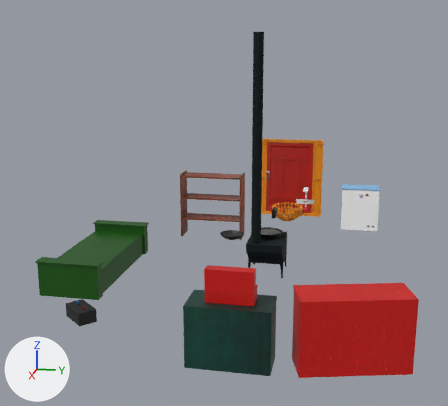
An edit to the Blender file Assets/3 Models/ger.blend, drawn before and after from the same camera.
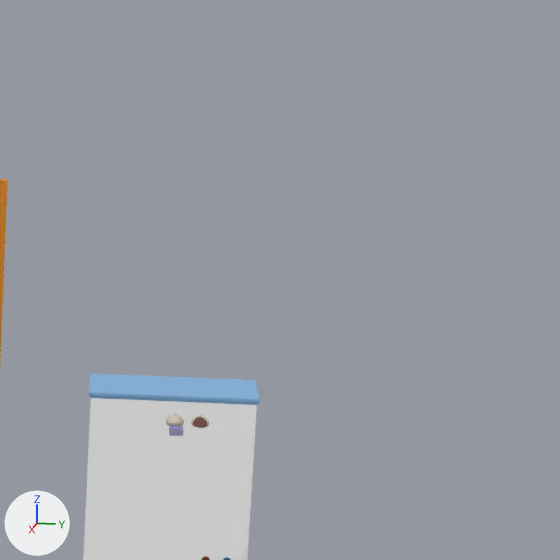
There are two pictures of each version: one whole from a camera (50 mm lens) standing at (11.85, 1.47, 3.37) and looking at (0.21, -0.86, 0.46), one close up on the part from 72% to 100% of the width and 25% to 56% of the height. The axes (+X, +Y, +Z) are drawn at lower left. The lights are the same throughout. The older version's two pictures come first.

The scene before the commit, as lines of its bpy script (objects in view):
```python
me_cube_012 = bpy.data.meshes.new('Cube.012')
me_cube_012.from_pydata(...)  # 122 vertices, 101 faces; spans x -1.0..0.45, y -1.0..1.54, z -1.0..1.88
me_cube_012.materials.append(mat_fridge)  # picture img_fridge
me_cube_013 = bpy.data.meshes.new('Cube.013')
me_cube_013.from_pydata(...)  # 12 vertices, 9 faces; spans x -0.02..1.43, y -1.3..1.3, z 0.0..0.09
me_cube_013.materials.append(mat_fridgedoor)  # blue #87bae7
ob_fridge = bpy.data.objects.new('Fridge', me_cube_012)
ob_fridge.location = (-3.297, 1.743, -0.559)
ob_fridge.scale = (0.347, 0.347, 0.347)
ob_fridge_001 = bpy.data.objects.new('Fridge.001', me_cube_013)
ob_fridge_001.location = (-3.644, 1.837, 0.092)
ob_fridge_001.scale = (0.347, 0.347, 0.347)
```
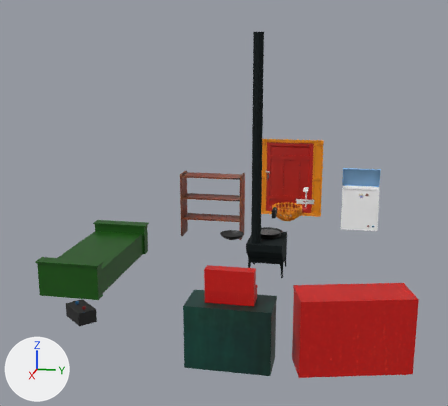
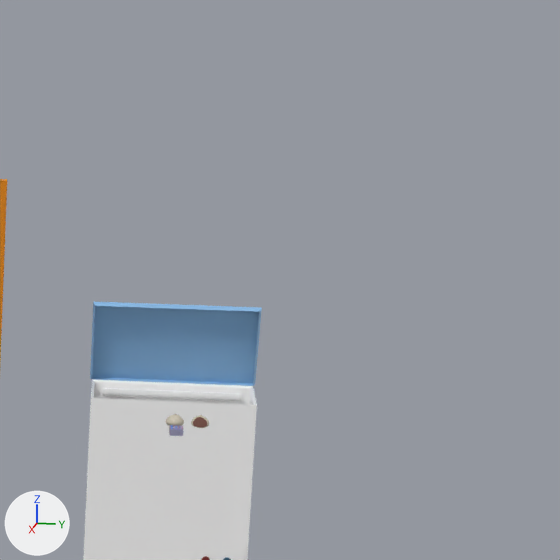
Where the newer file only moved an object's origin or applied its transform, the numbers keep the older frame.

Boxes (x1, y1, x2, y2) around the edits, measured in the close-ups (560 x 560 px):
'Fridge.001', turned
    before: (89, 373, 260, 405)
    after: (90, 302, 262, 386)

The edits, one by one:
Object 'Fridge.001' (ob_fridge_001) turns from (0, 0, 0) to (0, -68, 0) degrees about x, y and z.
